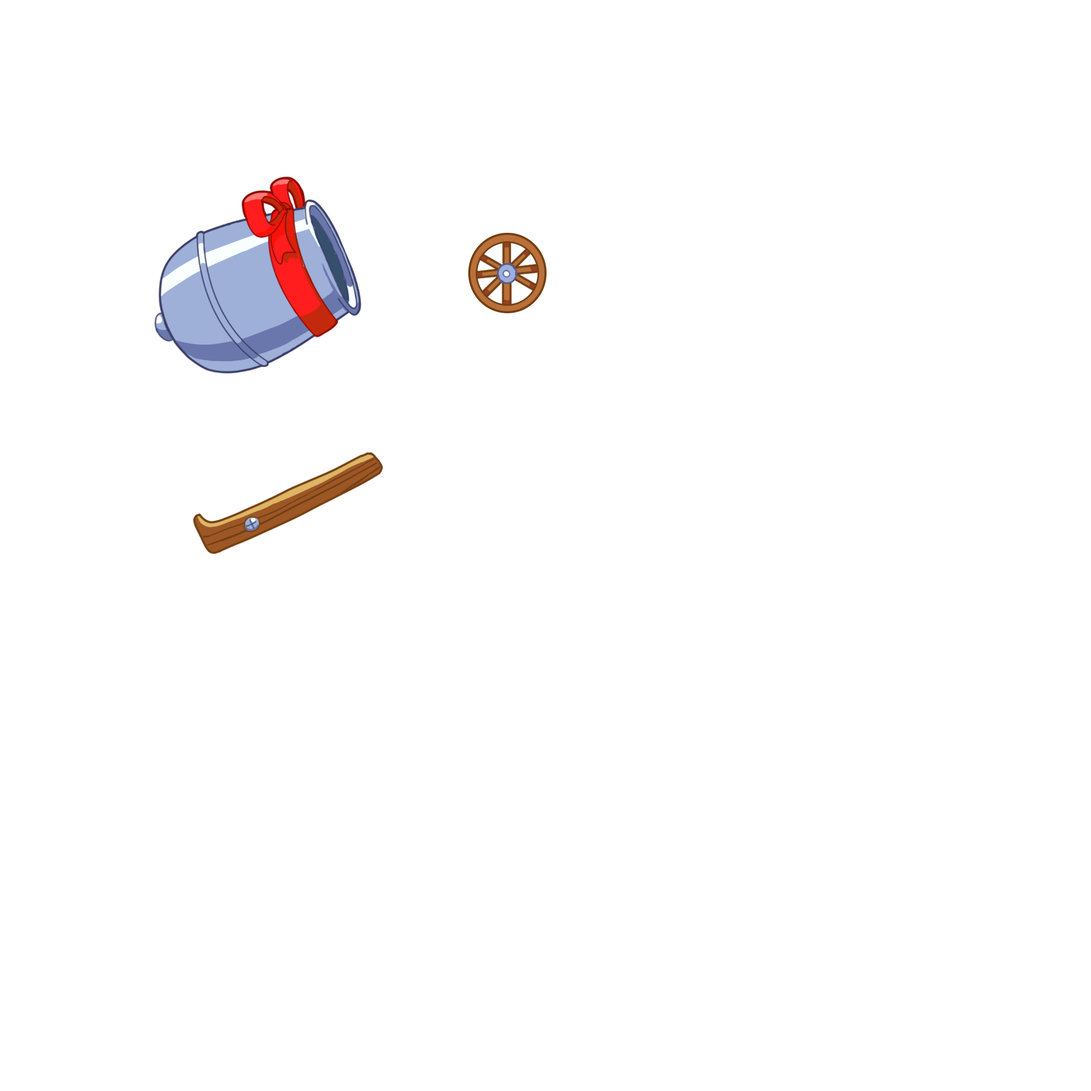
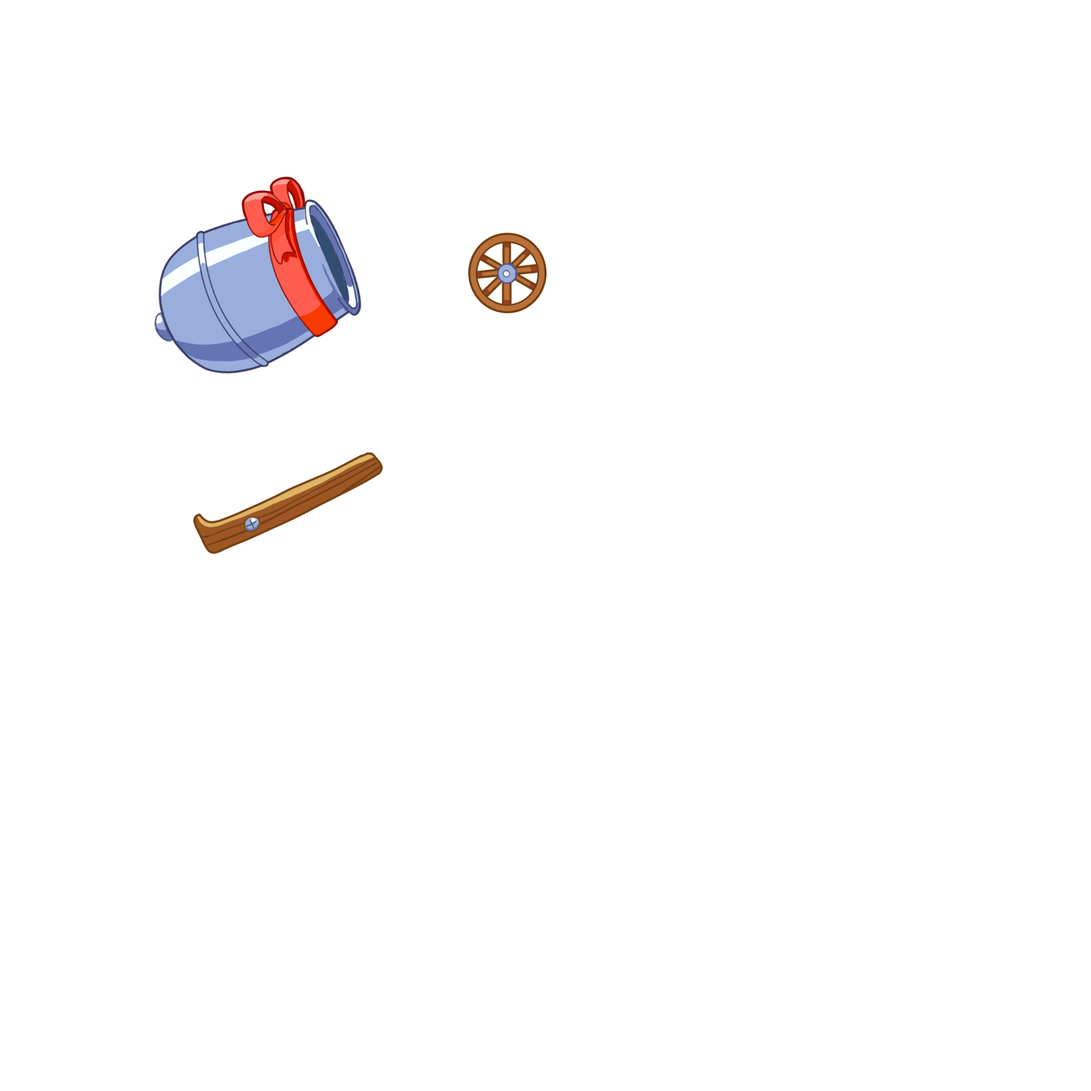
Layers edited between the first and the second 1091 x 1091 image:
painted on "Layer 4" over (156, 178, 360, 372)
